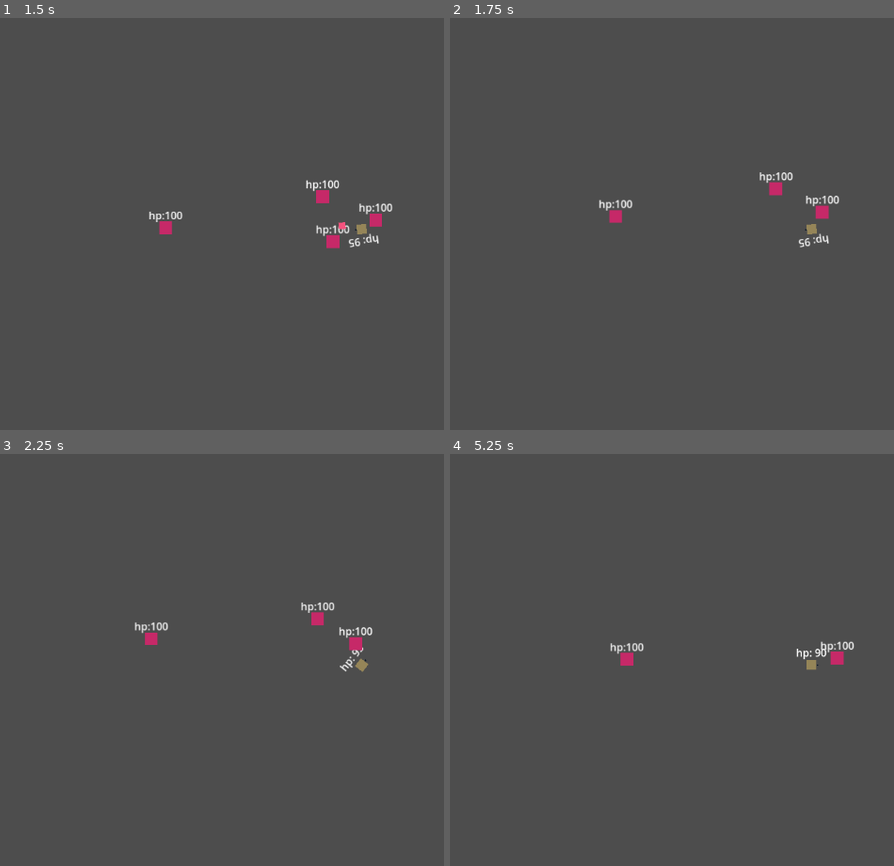
Above: before the commit, frames 1-4 (two rows, left to right).
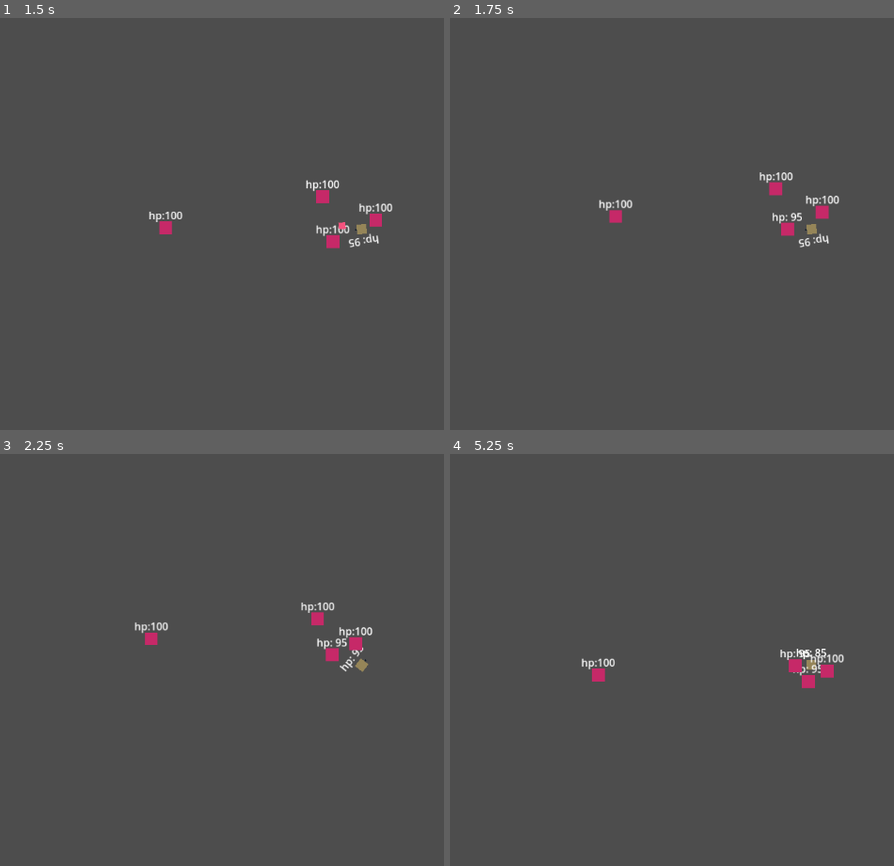
Above: after the commit, the same moments.

Repository: cyris115/Cookie-Kingdom
Game: Godot game, scene res://Scenes/test_scene.tscn
Same seed, same stepped clock (60 frames per second), same inputs: the game is played once before the commit and once after it.
Inputs (mouse positions are in pixels of both pictures, inside the frame that each line leads up to):
- Up to frame 1 (1.5 s): move the mouse to (outside the picture) at 0.52 s; hold D (right) 0.53-1.28 s; hold Shift (run) 0.53-1.28 s; move the mouse to (213, 248) at 1.27 s; hold S (down) from 1.28 s (still down); click (213, 248) at 1.35 s
- Up to frame 2 (1.75 s): keep holding S (down)
- Up to frame 3 (2.25 s): move the mouse to (435, 573) at 2.02 s; release S (down) at 2.03 s; hold D (right) from 2.03 s (still down); hold Shift (run) from 2.03 s (still down)
- Up to frame 4 (5.25 s): move the mouse to (774, 750) at 2.77 s; release D (right) at 2.78 s; release Shift (run) at 2.78 s; hold W (up) 2.78-3.53 s; click (774, 750) at 2.85 s; move the mouse to (outside the picture) at 3.52 s; hold Shift (run) 3.53-4.28 s; hold A (left) 3.53-5.03 s; move the mouse to (587, 602) at 4.27 s; click (587, 602) at 4.35 s; move the mouse to (849, 664) at 5.02 s; hold S (down) from 5.03 s (still down); hold Shift (run) from 5.03 s (still down)

Frame 1 is identical in both runs. In frame 2, 0.2% of the frame differs, in the area x 72-80%, y 47-53%; in frame 3, 0.2%; in frame 4, 1.1%, in the area x 29-92%, y 45-57%.

Commit message:
added damage taking to enemies/player

Diff:
--- a/Scenes/Badguy.tscn
+++ b/Scenes/Badguy.tscn
@@ -32,3 +32,9 @@
 grow_vertical = 0
 text = "hp:100"
 horizontal_alignment = 1
+
+[node name="InvTimer" type="Timer" parent="."]
+wait_time = 0.5
+one_shot = true
+
+[connection signal="timeout" from="InvTimer" to="." method="_on_inv_timer_timeout"]
--- a/Scripts/BadGuy.gd
+++ b/Scripts/BadGuy.gd
@@ -1,12 +1,14 @@
 extends CharacterBody2D
 
-static var hp = 100
+var hp = 100
 static var max_hp = 100
 
 var speed:= 30
 @export var detect_radius: float = 160.0
 
 var player: Node2D
+var can_damage := true
+@onready var inv_timer: Timer = $InvTimer
 
 func _ready() -> void:
 	player = get_tree().get_first_node_in_group("player")
@@ -26,3 +28,17 @@
 		move_and_slide()
 	else:
 		velocity = Vector2.ZERO
+
+func take_damage(dmg: int):
+	if can_damage:
+		hp -= dmg
+		if hp < 0:
+			queue_free()
+		else:
+			$Label.text = "hp: " + str(hp)
+			can_damage = false
+			inv_timer.start()
+
+
+func _on_inv_timer_timeout() -> void:
+	can_damage = true
--- a/Scripts/Bullet.gd
+++ b/Scripts/Bullet.gd
@@ -17,6 +17,6 @@
 
 func _on_body_entered(body: Node2D) -> void:
 	if not body.is_in_group("player"):
-		queue_free() #add damage
+		queue_free()
 	if body.is_in_group("badguy"):
-		body.queue_free()
+		body.take_damage(5)
